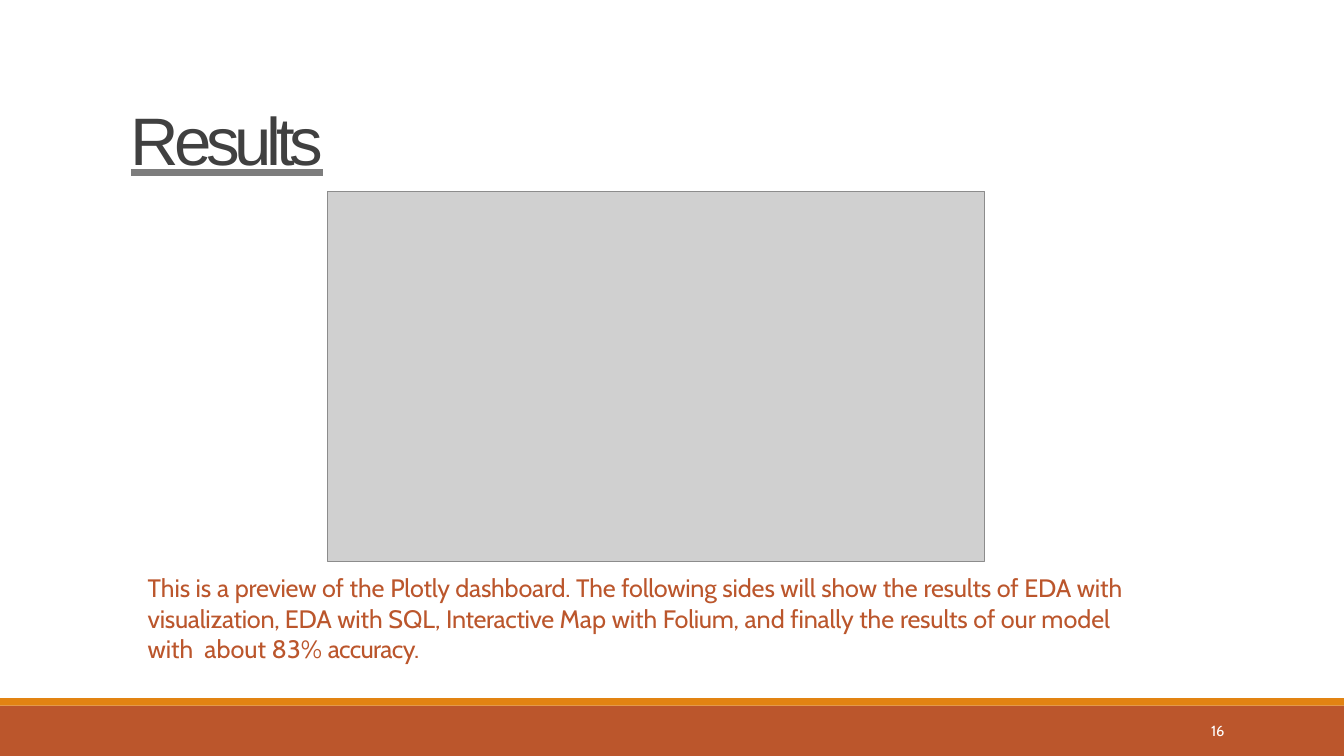
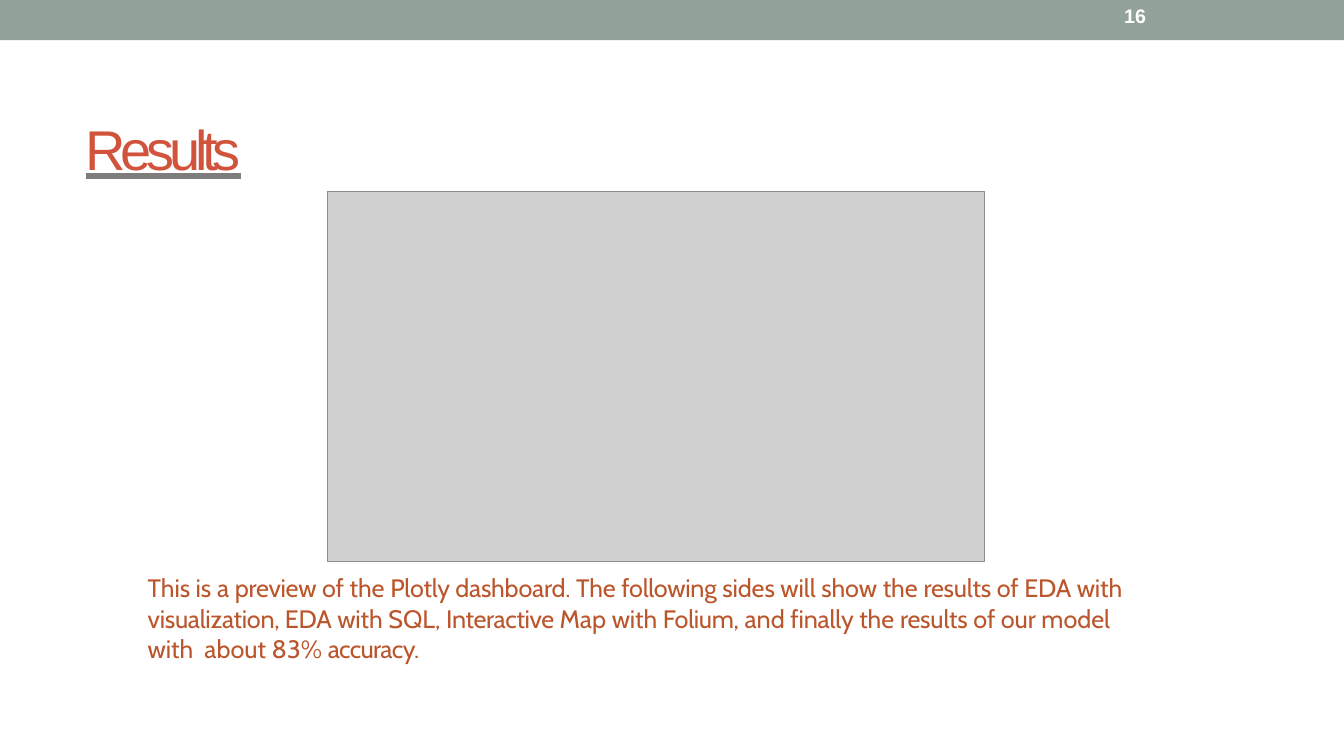
Before and after one commit to aimlresearcher/IBM-Data-Science-Professional-Certificate, a slide deck: slide 16 of COURSE 10 - Applied Data Science Capstone/Week 5 Present Your Data-Driven Insights/Data Science Journey.pptx. Drawn at 1344x756 pixels with LibreOffice and Linux fonts; fonts in the diff are those of the drawing; grey boxes stand for pictures. Boxes give left, top, right and bottom in pixels: in the first picture for what was removed or moved away, otherwise in the second. Text is boxed around its words. In the diff, an @@ line names an element or a change of style, - is before the commit and + after.

```diff
--- a/COURSE 10 - Applied Data Science Capstone/Week 5 Present Your Data-Driven Insights/Data Science Journey.pptx
+++ b/COURSE 10 - Applied Data Science Capstone/Week 5 Present Your Data-Driven Insights/Data Science Journey.pptx
@@ rectangle added at (x1=0, y1=0, x2=1344, y2=40), fill #93A299 @@
@@ page number moved from (x1=1211, y1=725, x2=1224, y2=736) to (x1=1124, y1=9, x2=1146, y2=23) @@
@@ page number at (x1=1124, y1=9, x2=1146, y2=23): size 10.5 to 14 pt, font Cabin to Arial, bold on; vertical alignment top to middle @@
@@ title "Results" moved from (x1=131, y1=116, x2=324, y2=176) to (x1=86, y1=129, x2=241, y2=179) @@
@@ title "Results" at (x1=86, y1=129, x2=241, y2=179): size 48 to 40 pt, text colour #404040 to #D2533C; vertical alignment top to middle @@
@@ freeform shape removed at (x1=0, y1=706, x2=1344, y2=756) @@
@@ freeform shape removed at (x1=0, y1=699, x2=1344, y2=706) @@
```
Also in this commit, not shown: 45 other slides changed, 1 other file.
